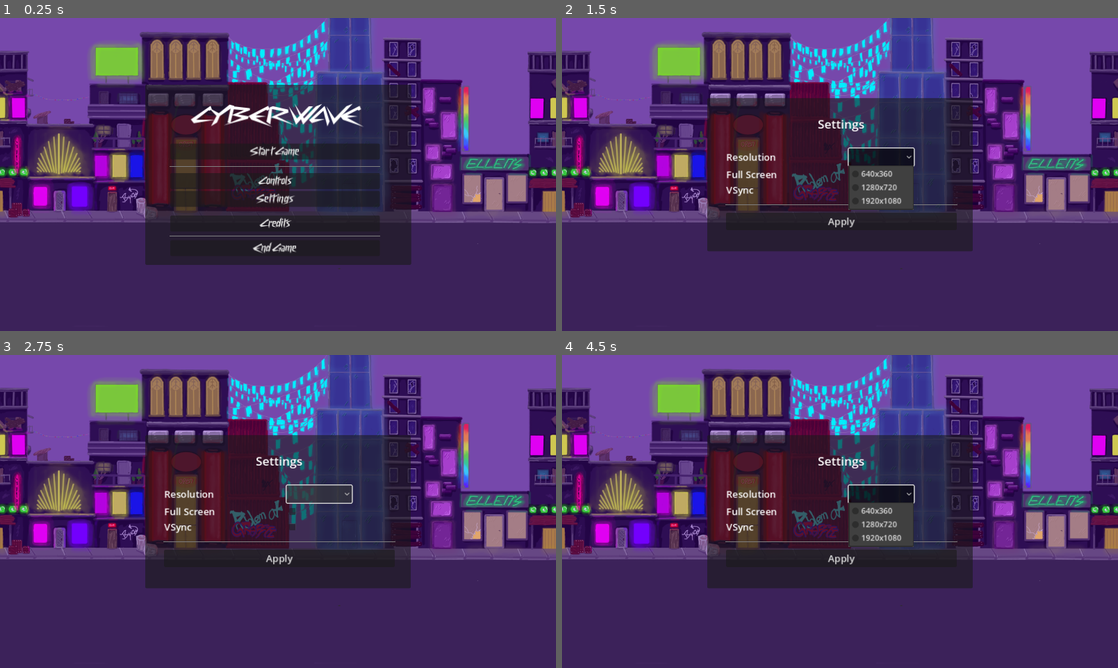
Above: before the commit, frames 1-4 (two rows, left to right).
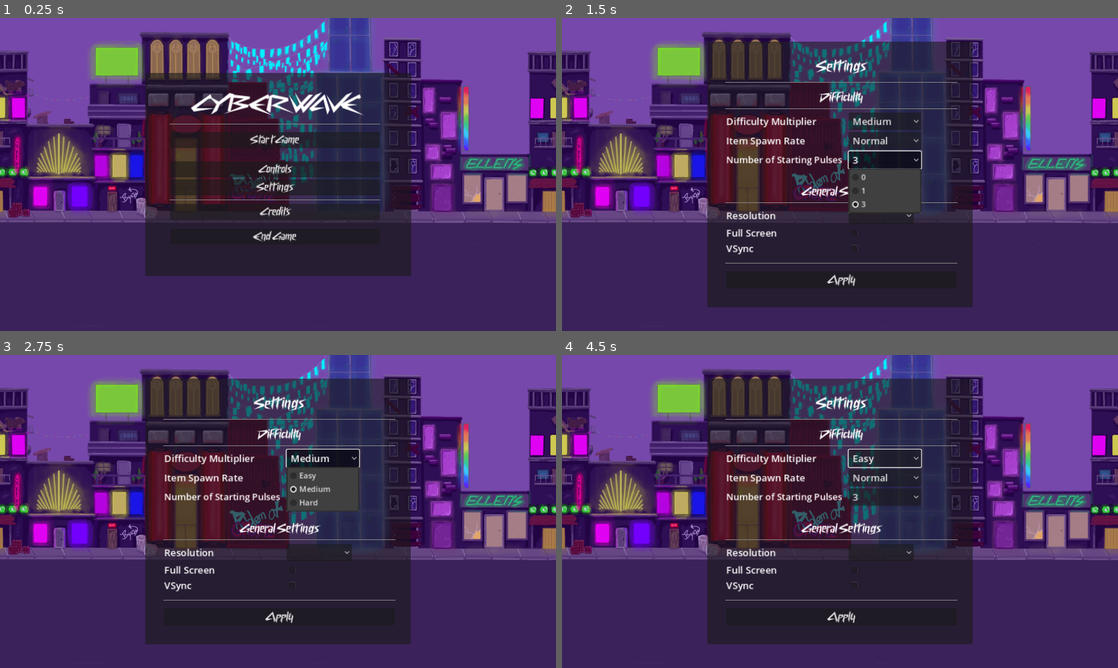
Above: after the commit, the same moments.

Repository: zino212/godot-game-creation
Game: Godot game, scene res://main.tscn
The game is run twice, just before and just after one commit, with the same random seed, the same clock (stepped at 60 frames per second) and the same inputs.
Inputs (mouse positions are in pixels of both pictures, inside the frame that each line leads up to; where the layout moved, square brackets give the same spot in the first picture):
- Up to frame 1 (0.25 s): no input
- Up to frame 2 (1.5 s): click "Settings" at 0.5 s; click (878, 155) at 1.27 s
- Up to frame 3 (2.75 s): click (322, 458) [316, 492] at 2 s
- Up to frame 4 (4.5 s): click (884, 495) [878, 492] at 2.75 s; click (884, 458) [878, 492] at 3.5 s; click (884, 477) [878, 492] at 4.25 s

The runs differ from the first frame. In frame 1, 11% of the frame differs, in the area x 26-74%, y 17-83%; in frame 2, 21%; in frame 3, 21%; in frame 4, 22%, in the area x 26-74%, y 7-93%.

Commit message:
Make difficulty configurable

Diff:
--- a/InfiniteScrollBackground.gd
+++ b/InfiniteScrollBackground.gd
@@ -6,10 +6,10 @@
 @export var direction = Vector2.LEFT
 
 func _ready():
-	get_parent().get_parent().get_node("Main").connect("speed", _increase_speed)
+	pass
 
 func _process(delta):
 	scroll_base_offset += (velocity * direction) * delta
 
-func _increase_speed():
-	velocity+=50
+func increase_speed(modifier):
+	velocity += modifier
--- a/hud.gd
+++ b/hud.gd
@@ -2,14 +2,12 @@
 
 signal escape
 signal start_game
+signal change_difficulty(Vector3)
 
-# Called when the node enters the scene tree for the first time.
 func _ready():
 	get_tree().paused = true
 	visible = true
 
-
-# Called every frame. 'delta' is the elapsed time since the previous frame.
 func _process(_delta):
 	if Input.is_action_just_pressed("escape"):
 		push_escape()
@@ -73,6 +71,8 @@
 	else:
 		DisplayServer.window_set_vsync_mode(DisplayServer.VSYNC_DISABLED)
 
+	change_difficulty.emit(Vector3(settings.difficulty, settings.item, settings.missile))
+
 	$Settings.visible = false
 	$Menu.visible = true
 
--- a/hud.tscn
+++ b/hud.tscn
@@ -84,9 +84,9 @@
 anchor_right = 0.5
 anchor_bottom = 0.5
 offset_left = -275.5
-offset_top = -186.5
+offset_top = -210.0
 offset_right = 275.5
-offset_bottom = 186.5
+offset_bottom = 210.0
 grow_horizontal = 2
 grow_vertical = 2
 size_flags_horizontal = 4
@@ -168,17 +168,8 @@
 
 [node name="Settings" parent="." instance=ExtResource("2_i4188")]
 visible = false
-anchors_preset = 8
-anchor_left = 0.5
-anchor_top = 0.5
-anchor_right = 0.5
-anchor_bottom = 0.5
 offset_left = -275.0
-offset_top = -158.5
 offset_right = 275.0
-offset_bottom = 158.5
-grow_horizontal = 2
-grow_vertical = 2
 
 [node name="MessageTimer" type="Timer" parent="."]
 one_shot = true
--- a/infinite_scroll_background.tscn
+++ b/infinite_scroll_background.tscn
@@ -5,6 +5,8 @@
 
 [node name="InfiniteScrollBackground" type="ParallaxBackground"]
 script = ExtResource("1_xk676")
+velocity = null
+direction = null
 
 [node name="ParallaxLayer" type="ParallaxLayer" parent="."]
 motion_mirroring = Vector2(1152, 650)
--- a/main.gd
+++ b/main.gd
@@ -5,6 +5,10 @@
 
 var obstacle_scene = preload("res://obstacle.tscn")
 var obs_velocity
+
+var velocity_multiplier = 5
+var item_interval = 15
+var missile_storage = 3
 
 var explosion_scene = preload("res://explosion.tscn")
 
@@ -13,8 +17,6 @@
 var shield = false
 var missile = false
 
-signal speed
-
 func _ready():
 	pass
 
@@ -36,9 +38,9 @@
 
 	score = 0
 	lives = 3
-	obs_velocity = 150.0
+	obs_velocity = 100.0
 	$ObstacleTimer.wait_time = 3
-	$ItemTimer.wait_time = 10
+	$ItemTimer.wait_time = item_interval
 
 	get_tree().call_group("obstacles", "queue_free")
 	get_tree().call_group("items", "queue_free")
@@ -51,8 +53,8 @@
 
 func increase_difficulty():
 	if (score >= 9) and ((score % 10) == 0):
-		obs_velocity += 5.0
-		emit_signal("speed")
+		obs_velocity += velocity_multiplier
+		$InfiniteScrollBackground.increase_speed(velocity_multiplier)
 		if $ObstacleTimer.wait_time > 1:
 			$ObstacleTimer.wait_time -= 0.2
 
@@ -194,3 +196,24 @@
 
 func _on_missile_shot_animation_finished():
 	$Player/MissileShot.hide()
+
+
+func _on_hud_change_difficulty(settings):
+	if settings[0] == 0:
+		velocity_multiplier = 2.5
+	elif settings[0] == 1:
+		velocity_multiplier = 5
+	else:
+		velocity_multiplier = 10
+
+	if settings[1] == 0:
+		item_interval = 10
+	elif settings[1] == 1:
+		item_interval = 25
+	else:
+		item_interval = 50
+
+	if settings[2] == 2:
+		missile_storage = 3
+	else:
+		missile_storage = settings[2]
--- a/main.tscn
+++ b/main.tscn
@@ -20,6 +20,8 @@
 script = ExtResource("1_e05ru")
 
 [node name="InfiniteScrollBackground" parent="." instance=ExtResource("2_4t157")]
+velocity = 100.0
+direction = Vector2(-1, 0)
 
 [node name="Player" parent="." instance=ExtResource("1_aso1r")]
 visible = false
@@ -77,6 +79,7 @@
 [connection signal="hit" from="Player" to="." method="_on_player_hit"]
 [connection signal="timeout" from="StartTimer" to="." method="_on_start_timer_timeout"]
 [connection signal="timeout" from="ScoreTimer" to="." method="_on_score_timer_timeout"]
+[connection signal="change_difficulty" from="HUD" to="." method="_on_hud_change_difficulty"]
 [connection signal="start_game" from="HUD" to="." method="new_game"]
 [connection signal="timeout" from="ObstacleTimer" to="." method="_on_obstacle_timer_timeout"]
 [connection signal="timeout" from="ItemTimer" to="." method="_on_item_timer_timeout"]
--- a/settings.gd
+++ b/settings.gd
@@ -2,7 +2,14 @@
 
 signal apply_button_pressed(settings)
 var res = DisplayServer.window_get_size()
-var _settings := {resolution = Vector2(res), fullscreen = false, vsync = false}
+var _settings := {
+	resolution = Vector2(res),
+	fullscreen = false,
+	vsync = false,
+	difficulty = 1,
+	item = 1,
+	missile = 2
+	}
 
 func _on_apply_button_pressed():
 	emit_signal("apply_button_pressed", _settings)
--- a/settings.tscn
+++ b/settings.tscn
@@ -1,10 +1,20 @@
-[gd_scene load_steps=2 format=3 uid="uid://d0dtk3et5b0u5"]
+[gd_scene load_steps=3 format=3 uid="uid://d0dtk3et5b0u5"]
 
 [ext_resource type="Script" path="res://settings.gd" id="1_wiu41"]
+[ext_resource type="FontFile" uid="uid://bqbm3yqyiicvv" path="res://cyberway-riders-font/CyberwayRiders-lg97d.ttf" id="2_hmfno"]
 
 [node name="Settings" type="Panel"]
-offset_right = 562.0
-offset_bottom = 357.0
+anchors_preset = 8
+anchor_left = 0.5
+anchor_top = 0.5
+anchor_right = 0.5
+anchor_bottom = 0.5
+offset_left = -281.0
+offset_top = -275.0
+offset_right = 281.0
+offset_bottom = 275.0
+grow_horizontal = 2
+grow_vertical = 2
 script = ExtResource("1_wiu41")
 
 [node name="VBoxContainer" type="VBoxContainer" parent="."]
@@ -15,16 +25,119 @@
 offset_right = 517.0
 offset_bottom = 316.0
 
-[node name="Label" type="Label" parent="VBoxContainer"]
+[node name="Title" type="Label" parent="VBoxContainer"]
 layout_mode = 2
 size_flags_horizontal = 4
+theme_override_fonts/font = ExtResource("2_hmfno")
+theme_override_font_sizes/font_size = 30
+text = "Settings"
+
+[node name="HSeparator3" type="HSeparator" parent="VBoxContainer"]
+custom_minimum_size = Vector2(0, 25)
+layout_mode = 2
+
+[node name="Difficulty" type="Label" parent="VBoxContainer"]
+custom_minimum_size = Vector2(250, 0)
+layout_mode = 2
+size_flags_horizontal = 4
+theme_override_fonts/font = ExtResource("2_hmfno")
 theme_override_font_sizes/font_size = 25
-text = "Settings"
+text = "Difficulty"
+horizontal_alignment = 1
+
+[node name="HSeparator4" type="HSeparator" parent="VBoxContainer"]
+custom_minimum_size = Vector2(0, 10)
+layout_mode = 2
+
+[node name="Difficulty_Selector" type="HBoxContainer" parent="VBoxContainer"]
+layout_mode = 2
+
+[node name="Label" type="Label" parent="VBoxContainer/Difficulty_Selector"]
+custom_minimum_size = Vector2(250, 0)
+layout_mode = 2
+size_flags_horizontal = 0
+theme_override_font_sizes/font_size = 20
+text = "Difficulty Multiplier"
+
+[node name="OptionButton" type="OptionButton" parent="VBoxContainer/Difficulty_Selector"]
+custom_minimum_size = Vector2(150, 0)
+layout_mode = 2
+size_flags_horizontal = 8
+theme_override_font_sizes/font_size = 20
+item_count = 3
+selected = 1
+popup/item_0/text = "Easy"
+popup/item_0/id = 0
+popup/item_1/text = "Medium"
+popup/item_1/id = 1
+popup/item_2/text = "Hard"
+popup/item_2/id = 2
+
+[node name="Item_Selector" type="HBoxContainer" parent="VBoxContainer"]
+layout_mode = 2
+
+[node name="Label" type="Label" parent="VBoxContainer/Item_Selector"]
+custom_minimum_size = Vector2(250, 0)
+layout_mode = 2
+size_flags_horizontal = 0
+theme_override_font_sizes/font_size = 20
+text = "Item Spawn Rate"
+
+[node name="OptionButton" type="OptionButton" parent="VBoxContainer/Item_Selector"]
+custom_minimum_size = Vector2(150, 0)
+layout_mode = 2
+size_flags_horizontal = 8
+theme_override_font_sizes/font_size = 20
+item_count = 3
+selected = 1
+popup/item_0/text = "Frequent"
+popup/item_0/id = 0
+popup/item_1/text = "Normal"
+popup/item_1/id = 1
+popup/item_2/text = "Rare"
+popup/item_2/id = 2
+
+[node name="Missile_Selector" type="HBoxContainer" parent="VBoxContainer"]
+layout_mode = 2
+
+[node name="Label" type="Label" parent="VBoxContainer/Missile_Selector"]
+custom_minimum_size = Vector2(250, 0)
+layout_mode = 2
+size_flags_horizontal = 0
+theme_override_font_sizes/font_size = 19
+text = "Number of Starting Pulses"
+
+[node name="OptionButton" type="OptionButton" parent="VBoxContainer/Missile_Selector"]
+custom_minimum_size = Vector2(150, 0)
+layout_mode = 2
+size_flags_horizontal = 8
+theme_override_font_sizes/font_size = 20
+item_count = 3
+selected = 2
+popup/item_0/text = "0"
+popup/item_0/id = 0
+popup/item_1/text = "1"
+popup/item_1/id = 1
+popup/item_2/text = "3"
+popup/item_2/id = 2
 
 [node name="HSeparator" type="HSeparator" parent="VBoxContainer"]
 custom_minimum_size = Vector2(0, 25)
 layout_mode = 2
 
+[node name="General" type="Label" parent="VBoxContainer"]
+custom_minimum_size = Vector2(250, 0)
+layout_mode = 2
+size_flags_horizontal = 4
+theme_override_fonts/font = ExtResource("2_hmfno")
+theme_override_font_sizes/font_size = 25
+text = "General Settings"
+horizontal_alignment = 1
+
+[node name="HSeparator5" type="HSeparator" parent="VBoxContainer"]
+custom_minimum_size = Vector2(0, 10)
+layout_mode = 2
+
 [node name="Resolution_Selector" type="HBoxContainer" parent="VBoxContainer"]
 layout_mode = 2
 
@@ -82,10 +195,8 @@
 
 [node name="Apply_Button" type="Button" parent="VBoxContainer"]
 layout_mode = 2
-theme_override_font_sizes/font_size = 20
+theme_override_fonts/font = ExtResource("2_hmfno")
+theme_override_font_sizes/font_size = 25
 text = "Apply"
 
-[connection signal="item_selected" from="VBoxContainer/Resolution_Selector/OptionButton" to="." method="_on_option_button_item_selected"]
-[connection signal="toggled" from="VBoxContainer/Fullscreen_Selector/FullscreenCheckBox" to="." method="_on_fullscreen_check_box_toggled"]
-[connection signal="toggled" from="VBoxContainer/Vsync_Selector/VsyncCheckBox" to="." method="_on_vsync_check_box_toggled"]
 [connection signal="pressed" from="VBoxContainer/Apply_Button" to="." method="_on_apply_button_pressed"]
